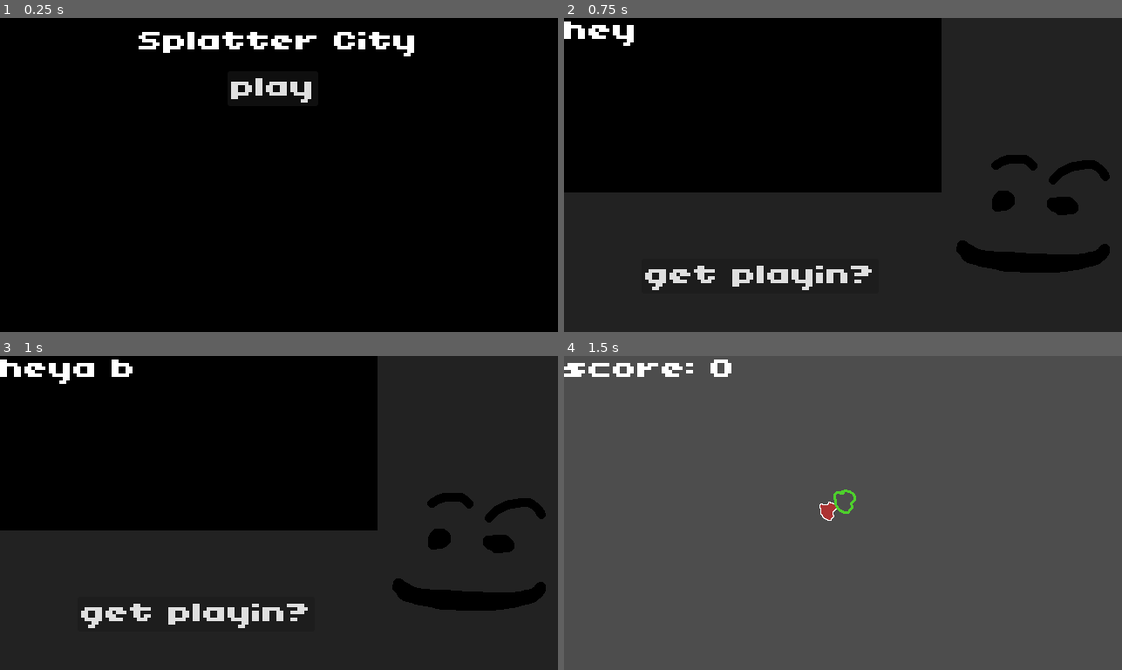
Above: before the commit, frames 1-4 (two rows, left to right).
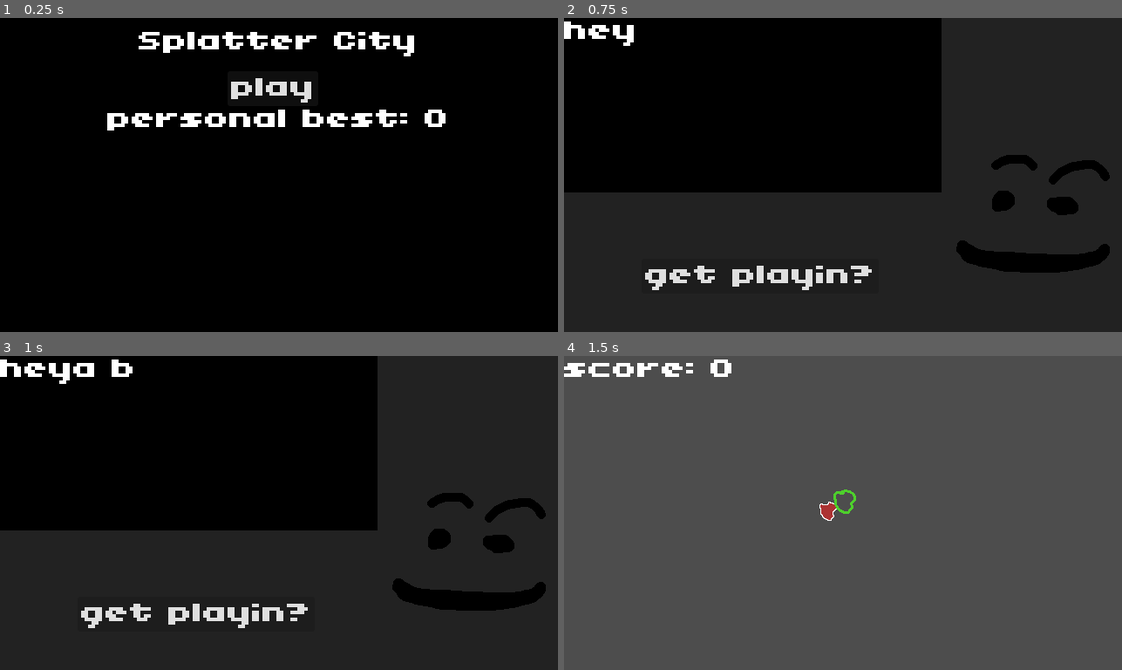
Above: after the commit, the same moments.

Repository: OliveADay/splatterfest
Game: Godot game, scene res://mainmenu.tscn
The game is run twice, just before and just after one commit, with the same random seed, the same clock (stepped at 60 frames per second) and the same inputs.
Inputs:
- Up to frame 1 (0.25 s): no input
- Up to frame 2 (0.75 s): click "play" at 0.5 s
- Up to frame 3 (1 s): no input
- Up to frame 4 (1.5 s): click "get playin?" at 1.25 s

The runs differ from the first frame. In frame 1, 1.5% of the frame differs, in the area x 19-80%, y 29-36%; in frame 2, nothing differs; in frame 3, nothing differs; in frame 4, nothing differs.

Commit message:
high_score

Diff:
--- a/mainmenu.gd
+++ b/mainmenu.gd
@@ -1,8 +1,19 @@
 extends Node2D
 
 var world_resource = preload("res://world.tscn")
+var score_file_path = "user://score.cfg"
+
+func _ready() -> void:
+	$CanvasLayer/Label2.text = "personal best: "+str(load_best_score())
 
 func _on_button_pressed() -> void:
 	var world = world_resource.instantiate()
 	add_child(world)
 	$CanvasLayer.visible = false
+
+func load_best_score() -> int:
+	var config = ConfigFile.new()
+	var error = config.load(score_file_path)
+	if error!=OK:
+		return 0
+	return config.get_value("main","best_score")
--- a/mainmenu.tscn
+++ b/mainmenu.tscn
@@ -22,6 +22,15 @@
 text = "Splatter City"
 horizontal_alignment = 1
 
+[node name="Label2" type="Label" parent="CanvasLayer" unique_id=1262101553]
+offset_left = 1.0
+offset_top = 101.0
+offset_right = 638.0
+offset_bottom = 133.0
+theme = ExtResource("1_cmhrf")
+text = "personal best: "
+horizontal_alignment = 1
+
 [node name="Button" type="Button" parent="CanvasLayer" unique_id=148027732]
 offset_left = 261.0
 offset_top = 61.0
--- a/splat.gd
+++ b/splat.gd
@@ -50,6 +50,9 @@
 func _on_target_good_area_reset() -> void:
 	speed = 0
 	dead_canvas.visible = true
+	var i = 0
 	for splat in static_splats:
 		splat.queue_free()
+		static_splats.remove_at(i)
+		i+=1
 	dead_canvas.process_mode = Node.PROCESS_MODE_INHERIT
--- a/target_good_area.gd
+++ b/target_good_area.gd
@@ -2,6 +2,8 @@
 var is_colliding = false
 var score = 0
 @export var score_label:Label
+var score_file_path = "user://score.cfg"
+var best_score = 0
 signal hit
 signal reset
 
@@ -12,12 +14,16 @@
 
 # Called every frame. 'delta' is the elapsed time since the previous frame.
 func _process(delta: float) -> void:
+	best_score = load_best_score()
 	if Input.is_action_just_pressed("click") and not is_colliding:
 		score = 0
 		reset.emit()
 		print("test")
 	if Input.is_action_just_pressed("click") and is_colliding:
 		score+=1
+		if score > best_score:
+			best_score = score
+			save_best_score(score)
 		is_colliding = false
 		hit.emit()
 
@@ -32,3 +38,15 @@
 func _on_body_exited(body: Node2D) -> void:
 	is_colliding = false
 	$Sprite2D.frame = 0
+
+func save_best_score(score):
+	var config = ConfigFile.new()
+	config.set_value("main","best_score",score)
+	config.save(score_file_path)
+
+func load_best_score() -> int:
+	var config = ConfigFile.new()
+	var error = config.load(score_file_path)
+	if error!=OK:
+		return 0
+	return config.get_value("main","best_score")
